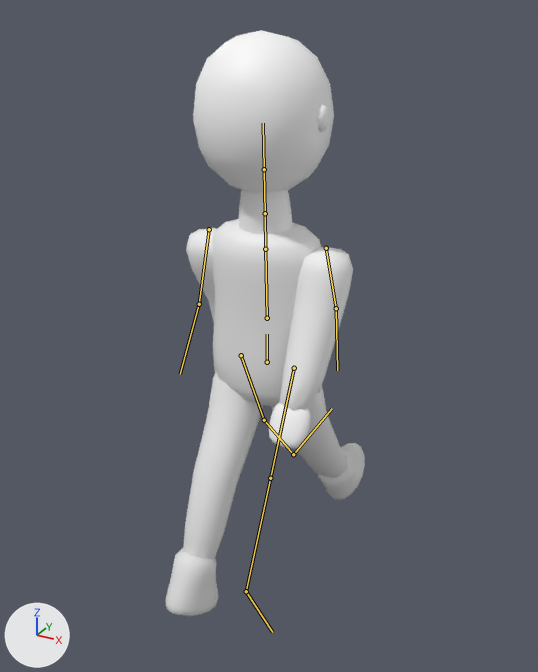
The glTF model assets/models/person_female.glb as it was, and as the next commit left it.
The view is the same before and after, from a 50 mm camera at (0.967, -1.748, 1.747) aimed at (0.004, 0.002, 0.872). Every picture has the same lights, and +X, +Y and +Z are marked at lower left. The picture after the commit comes second. Both versions are drawn at frame 12 of the action 'walk'; the numbers are the values there. The bones that change, and the others that lie on the model, are drawn over the model as lines.

Names of what the first picture shows: 'clothes', 'skin'.
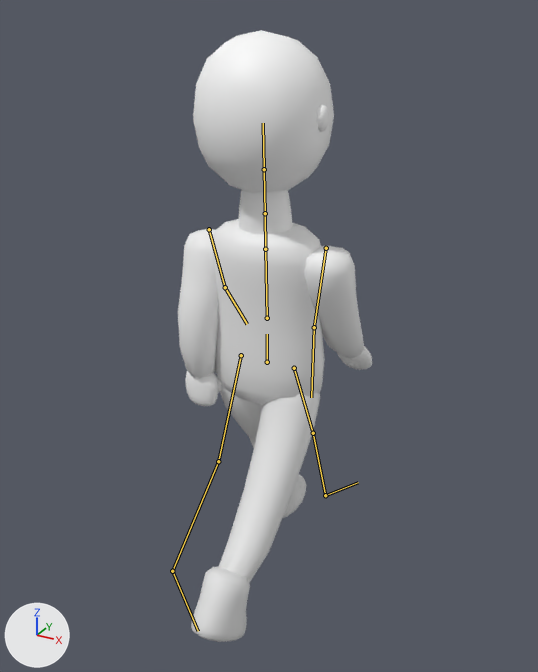
Changed parts and their boxes [x1, y1, x2, y2] in the pictures (538 x 672 px):
'clothes', posed (7% narrower, 7% taller): before [165, 219, 365, 616]; after [178, 219, 364, 642]
'skin', posed (32% wider, 10% shorter): before [193, 30, 334, 449]; after [185, 30, 372, 406]
bone 'arm.l', root to tip: before (209, 229) to (199, 304); after (209, 229) to (225, 287)
bone 'forearm.l', root to tip: before (199, 304) to (180, 374); after (225, 287) to (247, 324)
bone 'arm.r', root to tip: before (326, 248) to (336, 308); after (326, 248) to (314, 327)
bone 'forearm.r', root to tip: before (336, 308) to (337, 370); after (314, 327) to (311, 397)
bone 'thigh.l', root to tip: before (241, 355) to (264, 420); after (241, 355) to (218, 461)
bone 'shin.l', root to tip: before (264, 420) to (293, 454); after (218, 461) to (172, 571)
bone 'foot.l', root to tip: before (293, 454) to (332, 408); after (172, 571) to (198, 631)
bone 'thigh.r', root to tip: before (294, 368) to (270, 478); after (294, 368) to (313, 433)
bone 'shin.r', root to tip: before (270, 478) to (246, 591); after (313, 433) to (325, 495)
bone 'foot.r', root to tip: before (246, 591) to (272, 632); after (325, 495) to (358, 482)

What changed in the scene script:
```text
Change bone_arm_l:
    where bone_arm_l = bpy.data.objects['skeleton'].pose.bones['arm.l']  # child of 'chest'
    bone_arm_l.rotation_quaternion: (-0.985, 0.171, 0.0, 0.0) -> (0.986, 0.167, 0.0, 0.0)  # degrees (-20, 0, 0) -> degrees (19, 0, 0)
Change bone_forearm_l:
    where bone_forearm_l = bpy.data.objects['skeleton'].pose.bones['forearm.l']  # child of 'arm.l'
    bone_forearm_l.rotation_quaternion: (0.993, -0.121, 0.0, 0.0) -> (0.99, 0.138, 0.0, 0.0)  # degrees (-14, 0, 0) -> degrees (16, 0, 0)
Change bone_arm_r:
    where bone_arm_r = bpy.data.objects['skeleton'].pose.bones['arm.r']  # child of 'chest'
    bone_arm_r.rotation_quaternion: (0.985, 0.171, 0.0, 0.0) -> (-0.986, 0.167, 0.0, 0.0)  # degrees (20, 0, 0) -> degrees (-19, 0, 0)
Change bone_forearm_r:
    where bone_forearm_r = bpy.data.objects['skeleton'].pose.bones['forearm.r']  # child of 'arm.r'
    bone_forearm_r.rotation_quaternion: (0.993, -0.121, 0.0, 0.0) -> (0.99, 0.138, 0.0, 0.0)  # degrees (-14, 0, 0) -> degrees (16, 0, 0)
Change bone_thigh_l:
    where bone_thigh_l = bpy.data.objects['skeleton'].pose.bones['thigh.l']  # child of 'hips'
    bone_thigh_l.rotation_quaternion: (0.975, 0.222, 0.0, 0.0) -> (-0.975, 0.221, 0.0, 0.0)  # degrees (26, 0, 0) -> degrees (-26, 0, 0)
Change bone_shin_l:
    where bone_shin_l = bpy.data.objects['skeleton'].pose.bones['shin.l']  # child of 'thigh.l'
    bone_shin_l.rotation_quaternion: (0.992, 0.13, 0.0, 0.0) -> (0.979, -0.205, 0.0, 0.0)  # degrees (15, 0, 0) -> degrees (-24, 0, 0)
Change bone_foot_l:
    where bone_foot_l = bpy.data.objects['skeleton'].pose.bones['foot.l']  # child of 'shin.l'
    bone_foot_l.rotation_quaternion: (1.0, 0.0, 0.0, 0.0) -> (0.993, 0.122, 0.0, 0.0)  # degrees (0, 0, 0) -> degrees (14, 0, 0)
Change bone_thigh_r:
    where bone_thigh_r = bpy.data.objects['skeleton'].pose.bones['thigh.r']  # child of 'hips'
    bone_thigh_r.rotation_quaternion: (-0.975, 0.222, 0.0, 0.0) -> (0.975, 0.224, 0.0, 0.0)  # degrees (-26, 0, 0) -> degrees (26, 0, 0)
Change bone_shin_r:
    where bone_shin_r = bpy.data.objects['skeleton'].pose.bones['shin.r']  # child of 'thigh.r'
    bone_shin_r.rotation_quaternion: (1.0, 0.0, 0.0, 0.0) -> (0.999, -0.045, 0.0, 0.0)  # degrees (0, 0, 0) -> degrees (-5, 0, 0)
Change bone_foot_r:
    where bone_foot_r = bpy.data.objects['skeleton'].pose.bones['foot.r']  # child of 'shin.r'
    bone_foot_r.rotation_quaternion: (1.0, 0.0, 0.0, 0.0) -> (0.998, -0.07, 0.0, 0.0)  # degrees (0, 0, 0) -> degrees (-8, 0, 0)
```
